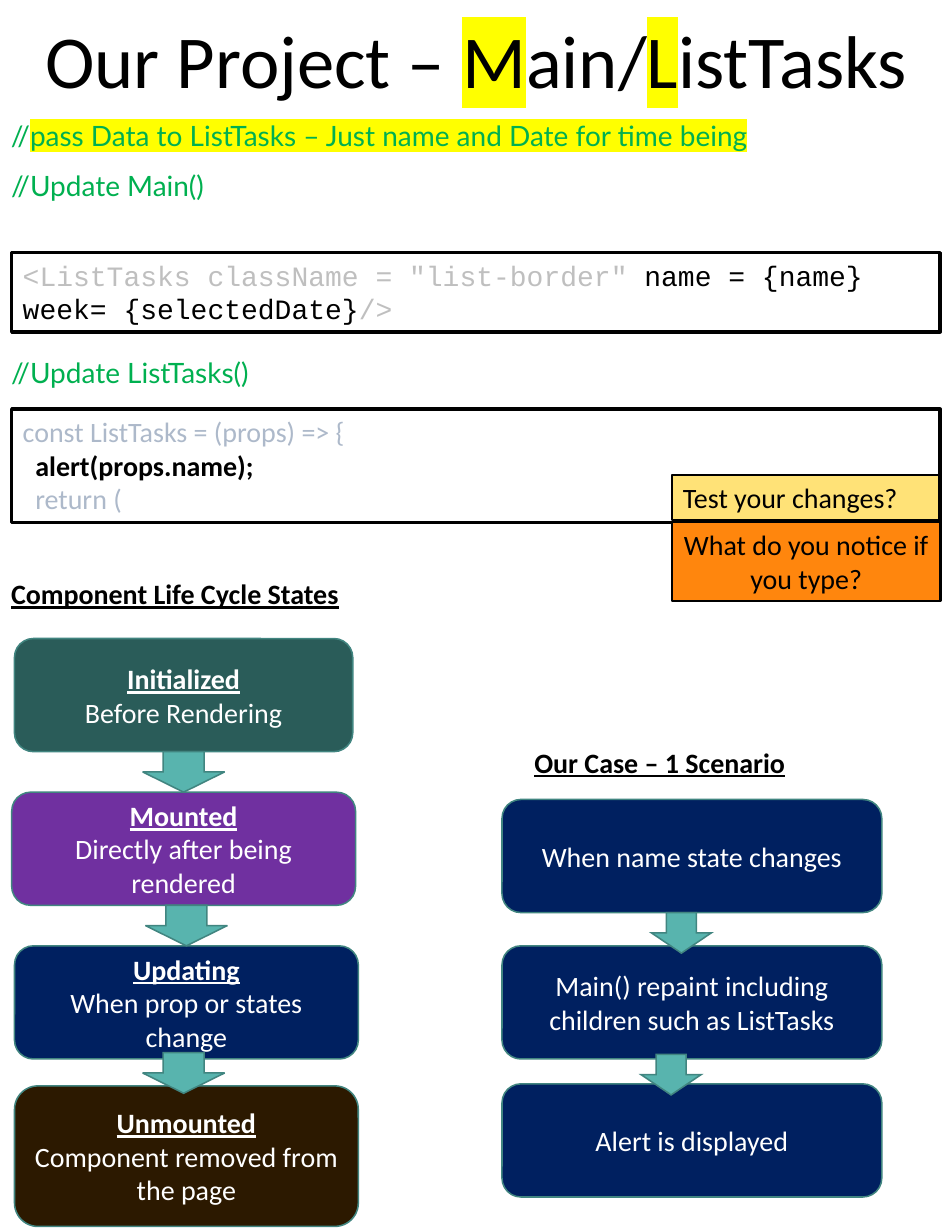
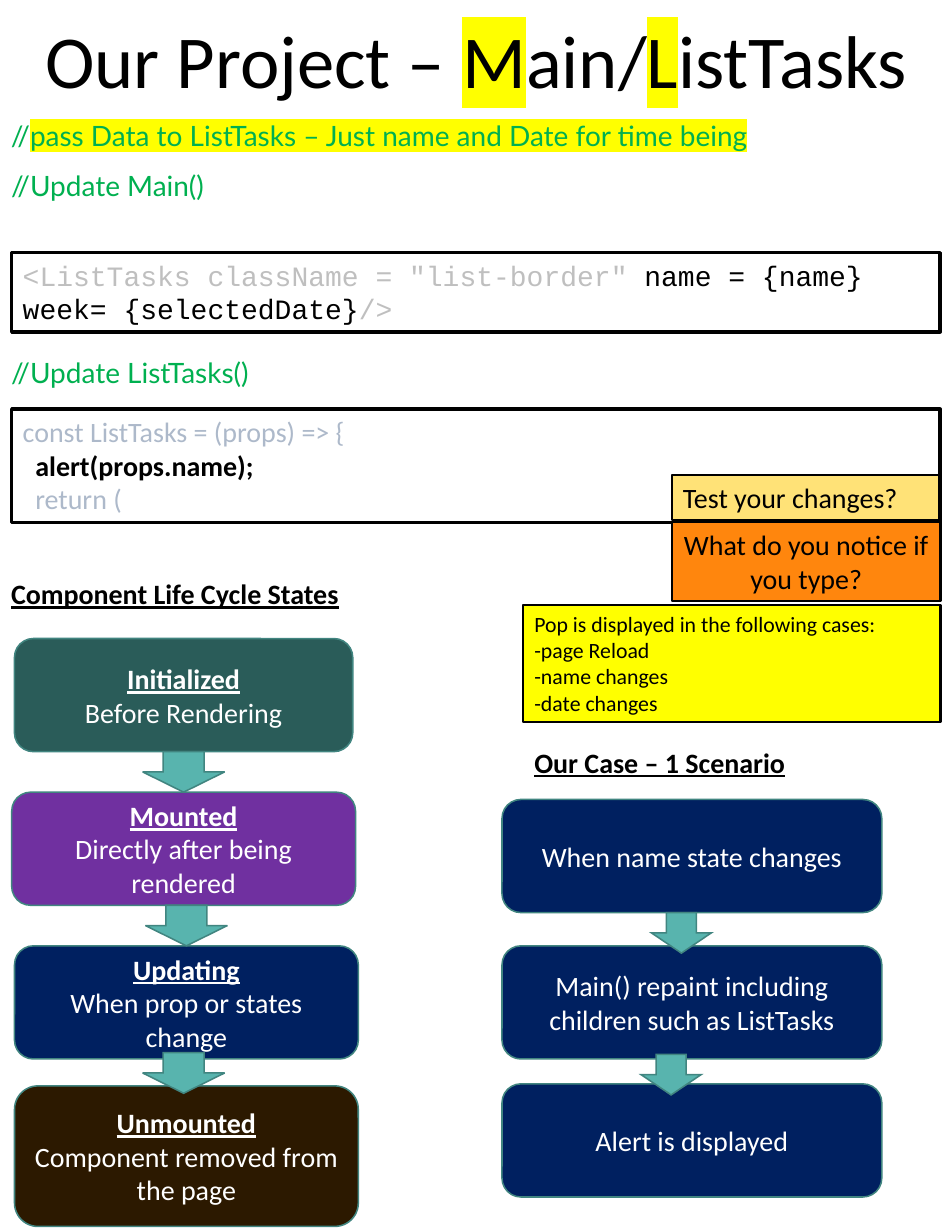
Before and after one commit to scorpion0511/mytracker, a slide deck: slide 47 of doc/React.pptx. Drawn at 952x1232 pixels with LibreOffice and Linux fonts; fonts in the diff are those of the drawing. Boxes give left, top, right and bottom in pixels: in the first picture for what was removed or moved away, otherwise in the second. Text is boxed around its words. In the diff, an @@ line names an element or a change of style, - is before the commit and + after.

```diff
--- a/doc/React.pptx
+++ b/doc/React.pptx
@@ rectangle added at (523,605,941,721), fill #FFFF00, outline #000000 1.5 pt, 14 pt, text #000000 @@
+Pop is displayed in the following cases:
+-page Reload
+-name changes
+-date changes
```
Also in this commit, not shown: 5 other slides changed.
